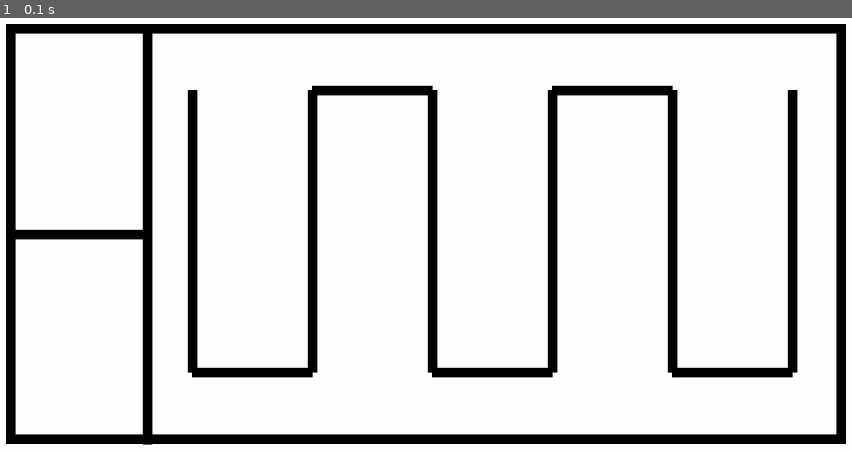
Above: before the commit, frame 1.
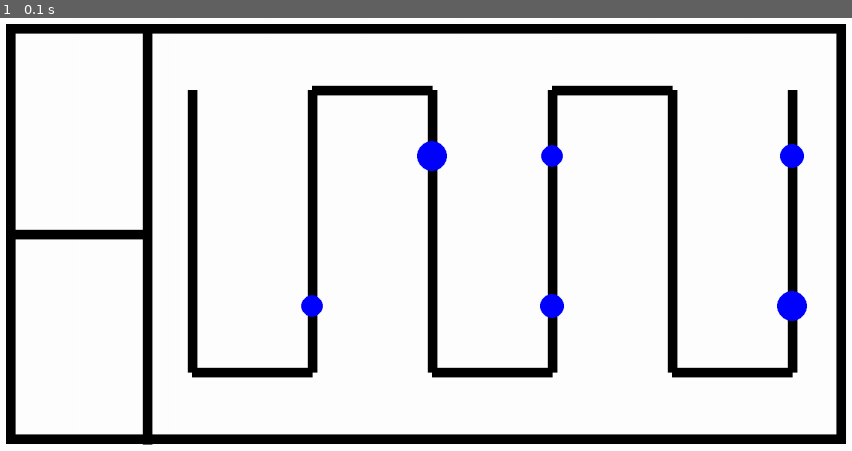
Above: after the commit, the same moment.

Repository: antoinebertoux/projet-BA2-lectrom-c
Game: pygame game, started from simulation_pygame.py
Two runs of this game, one before a commit and one after it. Both use one fixed random seed, a clock stepped at 60 frames per second and the inputs below.
Inputs:
- Up to frame 1 (0.1 s): no input

The runs differ from the first frame. In frame 1, 0.9% of the frame differs, in the area x 35-95%, y 28-70%.

Commit message:
ajout tubes

Diff:
--- a/simulation_pygame.py
+++ b/simulation_pygame.py
@@ -1,35 +1,57 @@
 import pygame
 import sys
+import random
 
 white = (255,255,255)
 black = (0,0,0)
+blue = (0,0,255)
 
-def draw_background():
-    pygame.draw.rect(screen, black, (50,50,1400,700), 16)
-    pygame.draw.line(screen, black, (285,50), (285,750), 16)
-    pygame.draw.line(screen, black, (50,400), (285,400), 16)
+class Tube:
+    def __init__(self, position, radius, scr):
+        self.position = position
+        self.radius = radius
+        self.screen = scr
+        self.draw()
+    def draw(self):
+        pygame.draw.circle(self.screen, blue, self.position, self.radius, 0)
+
+    def setPosition(self, pos):
+        self.position = pos
+        self.draw()
+
+def get_background():
+    background = pygame.Surface((1500,800))
+    background.fill(white)
+    pygame.draw.rect(background, black, (50,50,1400,700), 16)
+    pygame.draw.line(background, black, (285,50), (285,750), 16)
+    pygame.draw.line(background, black, (50,400), (285,400), 16)
     tube_point_list = []
     x = 360
     y = 160
     for i in range(6):
-        pygame.draw.line(screen, black, (x,y), (x,y+470), 16)
+        pygame.draw.line(background, black, (x,y), (x,y+470), 16)
         tube_point_list.append((x,y+110))
         tube_point_list.append((x,y+360))
         if i%2==1 and i<5:
-            pygame.draw.line(screen, black, (x,y), (x+200,y), 16)
+            pygame.draw.line(background, black, (x,y), (x+200,y), 16)
         elif i<5:
-            pygame.draw.line(screen, black, (x,y+470), (x+200,y+470), 16)
+            pygame.draw.line(background, black, (x,y+470), (x+200,y+470), 16)
         x+=200
-    return tube_point_list
+    return background, tube_point_list
 
 screen = pygame.display.set_mode((1500,800))
 pygame.init()
+background, tube_point_list = get_background()
+tube_point_list = random.sample(tube_point_list, 6)
+tube_radius_list = [18,18,20,20,25,25]
+tube_list = []
+for i in range(6):
+    tube_list.append(Tube(tube_point_list[i], tube_radius_list[i], background))
+
 while True:
     for event in pygame.event.get():
             if event.type == pygame.QUIT:
                  pygame.quit();
                  sys.exit()
-
-    screen.fill(white)
-    tube_point_list = draw_background()
+    screen.blit(background, (0,0))
     pygame.display.update()
